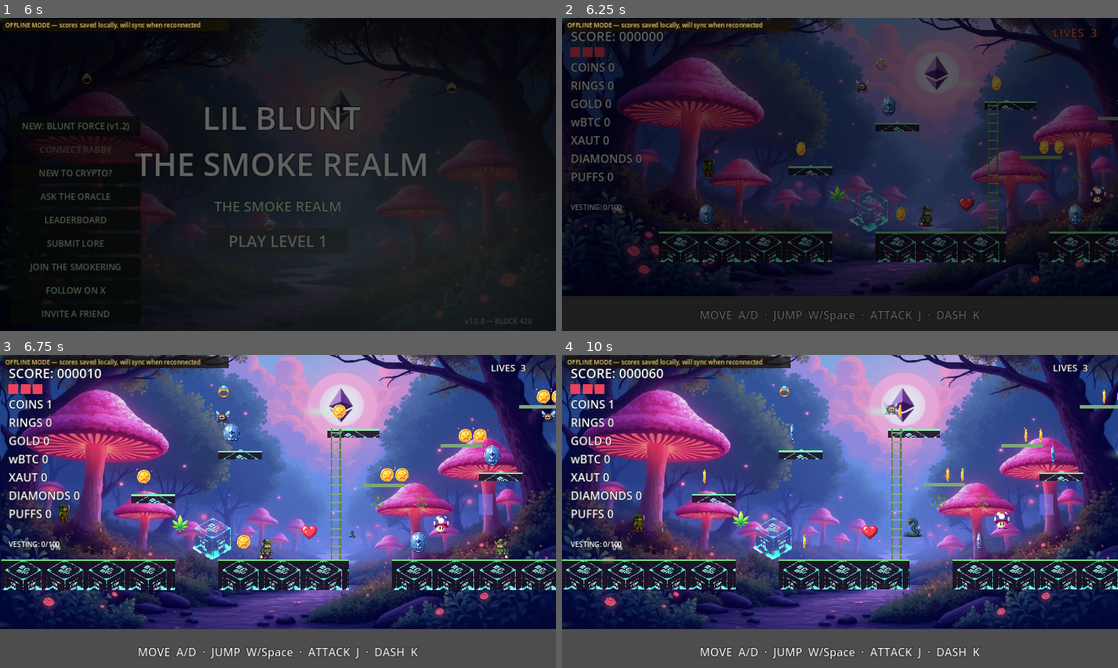
Above: before the commit, frames 1-4 (two rows, left to right).
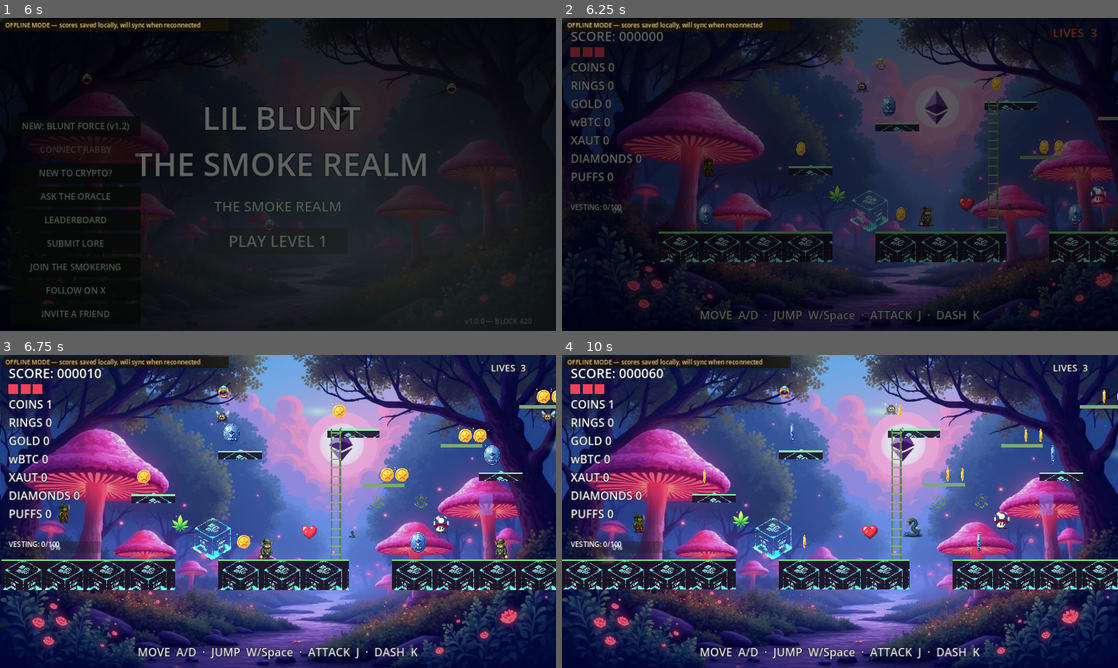
Above: after the commit, the same moments.

Repository: youngstunners88/GM-GAME
Game: Godot game, scene res://src/ui/main_menu.tscn
The game is run twice, just before and just after one commit, with the same random seed, the same clock (stepped at 60 frames per second) and the same inputs. Sound files missing from this copy of the repository are replaced by a short silence.
Inputs (mouse positions are in pixels of both pictures, inside the frame that each line leads up to):
- Up to frame 1 (6 s): click "PLAY LEVEL 1" at 0.5 s; click (300, 143) at 1.27 s; type "Alex" at 1.35 s; click (300, 171) at 1.5 s; type "12" at 1.58 s; click "PLAY LEVEL 1" at 2 s; click "NEW: BLUNT FORCE (v1.2)" at 2.75 s; click "NEW: BLUNT FORCE (v1.2)" at 3.5 s; click "NEW TO CRYPTO?" at 4.25 s; click "NEW TO CRYPTO?" at 5 s; click "SKIP" at 5.75 s
- Up to frame 2 (6.25 s): no input
- Up to frame 3 (6.75 s): tap Enter at 6.5 s; move the mouse to (400, 495) at 6.52 s; hold D (move_right) from 6.53 s (still down); hold Space (jump) from 6.53 s (still down); click (400, 495) at 6.67 s
- Up to frame 4 (10 s): release D (move_right) at 7.25 s; release Space (jump) at 7.25 s; drag from (728, 527) to (912, 520) at 7.27 s; move the mouse to (895, 442) at 8.02 s; hold A (move_left) 8.03-8.75 s; hold Space (jump) 8.03-8.75 s; tap K (dash) at 8.1 s; drag from (812, 574) to (706, 477) at 8.77 s; move the mouse to (1006, 558) at 9.52 s; hold D (move_right) from 9.53 s (still down); hold Shift (sprint) from 9.53 s (still down); tap Space (jump) at 9.77, 9.8 s

Frame 1 is identical in both runs. In frame 2, 33% of the frame differs, in the area x 0-100%, y 0-100%; in frame 3, 66%; in frame 4, 67%.
Error in both runs: Invalid assignment of property or key 'color' with value of type 'Color' on a base object of type 'Sprite2D'. (res://src/powerups/weed_leaf.gd:7)

Commit message:
fix(playtest): lounge billboards+skateboard, grey bar, boss scale, surfboard
Owner playtest of build #1856466. Root causes, not symptom patches:

SMOKE LOUNGE
- Room art is now vertically screen-locked (motion_scale.y = 0, scaled to the
  LIVE viewport height). A ParallaxLayer renders at
  screen_y = sprite_y - motion_scale.y * camera_top; the room was on y=0.27 so
  it slid up and ran out below its own 720px, exposing the far layer.
- REMOVED the opaque purple under-floor ColorRect the last build added to hide
  that. The owner circled that exact rectangle — it swapped wrong art for a
  wrong slab. Do not re-add.
- Protocol logos 90x70 -> 340x260 billboards mounted high (BILLBOARD_TOP=150)
  with support masts. Qwen measured the old plates at ~6% of frame width.
- Texture swap now KEEP_ASPECT_CENTERED (was STRETCH_SCALE, squashing square
  brand art) and near-full brightness.
- Magic marijuana skateboard: a child of the player node, deck at local
  (16,34) = under the soles given his 32x32 top-left-origin body. Lounge only.
- Movement 0.6x -> 1.15x: the "chill walk" scale is what read as WALKING.

COLLECTIBLES (walk/skate to claim, no jump)
- Every pickup trigger grown to a 44px minimum. Coins shipped at 16x16.
- Lounge rewards moved from y=490/400 to y=630. Player body spans 628..660
  when standing, so the old placement was unreachable without a jump.

GREY BAR
- Sampled RGB(77,77,77) from the screenshots = Godot's DEFAULT clear colour.
  Never a node: raw viewport showing through, because stretch/aspect="expand"
  makes a tall window taller than the 720px backdrop. Level backdrops now
  fill the live viewport height; clear colour also set to near-black.

BOSSES
- Auditor 96 -> 168, Distributor 96 -> 176 (script + .tscn + offsets together).
- Removed the three platforms at (2850,500) (3150,500) (3000,400) — inside
  boss_arena and at the Auditor's own spawn height, so they caged him.
- Diamond surfboard BUILT (it never existed in this repo) as a CHILD of the
  Distributor, so his transform carries it and he cannot fall off it.
- Pain flash Color(10,10,10) -> red on all bosses; it was blowing out to white.

Real artwork from the owner's latest message installed at the drop-in paths.
Gate: script_compile 117 scripts / 80 scenes ALL PASS.

Co-Authored-By: Claude Opus 5 <noreply@anthropic.com>
Claude-Session: https://claude.ai/code/session_01KkjNwKWegSVaQWrVTiU8ru

Diff:
--- a/project.godot
+++ b/project.godot
@@ -104,3 +104,4 @@
 renderer/rendering_method="forward_plus"
 2d/snap_2d_transforms_to_pixel=true
 2d/snap_2d_vertices_to_pixel=true
+environment/defaults/default_clear_color=Color(0.03, 0.02, 0.05, 1)
--- a/src/boss/bandit_boss.gd
+++ b/src/boss/bandit_boss.gd
@@ -97,7 +97,7 @@
 	health -= amount
 	AudioManager.play_sfx("damage")
 	var tween := create_tween()
-	tween.tween_property(sprite, "modulate", Color(10, 10, 10, 1), 0.05)
+	tween.tween_property(sprite, "modulate", Color(4.0, 0.25, 0.25, 1), 0.05)
 	tween.tween_property(sprite, "modulate", Color(1, 1, 1, 1), 0.05)
 	_update_health_bar()
 	if health <= 0:
--- a/src/boss/claim_jumper.gd
+++ b/src/boss/claim_jumper.gd
@@ -109,7 +109,7 @@
 	AudioManager.play_sfx("damage")
 	BossVoiceSystem.say(self, BOSS_ID, "hurt")
 	var tween := create_tween()
-	tween.tween_property(sprite, "modulate", Color(10, 10, 10, 1), 0.05)
+	tween.tween_property(sprite, "modulate", Color(4.0, 0.25, 0.25, 1), 0.05)
 	tween.tween_property(sprite, "modulate", Color(1, 1, 1, 1), 0.05)
 	_update_health_bar()
 	if health <= 0:
--- a/src/boss/distributor.gd
+++ b/src/boss/distributor.gd
@@ -6,6 +6,8 @@
 
 const BOSS_ID := "crystal"
 const ORB := preload("res://src/boss/boss_projectile.tscn")
+## On-screen body size. Mirrored by distributor.tscn's RectangleShape2D.
+const BODY := 176.0
 
 enum Phase { PATROL, SHARD_THROW, VULNERABLE }
 
@@ -30,9 +32,14 @@
 	add_to_group("enemy")
 	add_to_group("boss")
 	boss_sprite.color = Color(0.3, 0.2, 0.6, 1.0)
-	boss_sprite.size = Vector2(96, 96)
-	collision.position = Vector2(48, 48)
-	hitbox.position = Vector2(48, 48)
+	# Founder: "The Boss in the 2nd stage doesn't have the same impact as
+	# before as he is MUCH smaller and doesn't have his diamond surfboard!!!"
+	# 176 vs the old 96. Mirrored by distributor.tscn (176x176 shape, offsets
+	# at 88) — the two must move together or art and hurtbox separate.
+	boss_sprite.size = Vector2(BODY, BODY)
+	collision.position = Vector2(BODY / 2.0, BODY / 2.0)
+	hitbox.position = Vector2(BODY / 2.0, BODY / 2.0)
+	_build_diamond_surfboard()
 	hitbox_shape.shape = collision.shape
 	hitbox.body_entered.connect(_on_hitbox_body_entered)
 	hitbox.area_entered.connect(_on_hitbox_area_entered)
@@ -73,6 +80,80 @@
 			velocity.y += 980.0 * delta
 			move_and_slide()
 			boss_sprite.modulate = Color(1.0, 0.3, 0.3, 1.0) if fmod(throw_timer, 0.3) < 0.15 else Color(1.0, 0.1, 0.1, 1.0)
+
+## THE DIAMOND SURFBOARD.
+##
+## Founder, furious: "the boss falls off his Diamond surfboard" and then "he
+## doesn't have his diamond surfboard!!! WHAT THE FUCK!!!"
+##
+## Both complaints have the same origin. There has never been a surfboard NODE
+## in this codebase — a search of the whole repo returns nothing. What existed
+## was a separate decorative diamond placed in the arena that he read as a
+## board; the boss "fell off" it because every boss used to face left by
+## setting `sprite.scale.x = -1`, and BossSprite anchors its inner Sprite2D at
+## size/2, so negating the parent's x-scale MIRRORS that offset and teleports
+## the art ~160px sideways while the arena diamond stayed put.
+##
+## Two fixes, both needed: facing now flips `flip_h` in place (BossSprite.
+## set_facing), and the board is a CHILD of the boss, so it is carried by his
+## transform and cannot be separated from him by any movement or flip.
+func _build_diamond_surfboard() -> void:
+	var board := Node2D.new()
+	board.name = "DiamondSurfboard"
+	# Under the soles: the body box is BODY tall from this node's origin.
+	board.position = Vector2(BODY / 2.0, BODY - 6.0)
+	board.z_index = -1
+	add_child(board)
+
+	var half_w: float = BODY * 0.62
+	var half_h: float = BODY * 0.085
+
+	# Crystal underglow so it reads on the cavern's dark floor.
+	var glow := Sprite2D.new()
+	glow.texture = preload("res://src/assets/sprites/fx_dot.png")
+	glow.modulate = Color(0.45, 0.9, 1.0, 0.34)
+	glow.scale = Vector2(half_w / 12.0, half_h / 7.0)
+	glow.position = Vector2(0, 4)
+	board.add_child(glow)
+
+	# Faceted deck — a stretched diamond built from two mirrored triangles so
+	# it reads as cut crystal rather than a plain lozenge.
+	var deck := Polygon2D.new()
+	deck.polygon = PackedVector2Array([
+		Vector2(-half_w, 0.0),
+		Vector2(-half_w * 0.45, -half_h),
+		Vector2(half_w * 0.45, -half_h),
+		Vector2(half_w, 0.0),
+		Vector2(half_w * 0.45, half_h),
+		Vector2(-half_w * 0.45, half_h),
+	])
+	deck.color = Color(0.62, 0.93, 1.0, 0.96)
+	board.add_child(deck)
+
+	# Bright top facet + dark keel give the flat polygon depth.
+	var facet := Polygon2D.new()
+	facet.polygon = PackedVector2Array([
+		Vector2(-half_w * 0.82, -half_h * 0.18),
+		Vector2(-half_w * 0.35, -half_h * 0.86),
+		Vector2(half_w * 0.35, -half_h * 0.86),
+		Vector2(half_w * 0.82, -half_h * 0.18),
+	])
+	facet.color = Color(0.90, 0.99, 1.0, 0.95)
+	board.add_child(facet)
+
+	var keel := Polygon2D.new()
+	keel.polygon = PackedVector2Array([
+		Vector2(-half_w * 0.5, half_h * 0.2),
+		Vector2(half_w * 0.5, half_h * 0.2),
+		Vector2(0.0, half_h * 1.5),
+	])
+	keel.color = Color(0.20, 0.52, 0.78, 0.95)
+	board.add_child(keel)
+
+	# Hover bob — he SURFS on it rather than standing on a slab.
+	var bob := board.create_tween().set_loops()
+	bob.tween_property(board, "position:y", BODY - 12.0, 1.1).set_trans(Tween.TRANS_SINE)
+	bob.tween_property(board, "position:y", BODY - 6.0, 1.1).set_trans(Tween.TRANS_SINE)
 
 ## Aimed, slightly-homing ETH orbs. Count + spread + cadence scale with the
 ## BossBase HP phase (1/2/3): 3 orbs → 5 orbs → 5 fast orbs.
@@ -89,7 +170,7 @@
 		orb.speed = 170.0 + 40.0 * (current_phase - 1)
 		orb.homing = 0.6 if current_phase >= 2 else 0.0
 		orb.tint = Color(0.6, 0.8, 1.0, 1.0)  # ETH blue
-		orb.global_position = global_position + Vector2(48, 20)
+		orb.global_position = global_position + Vector2(BODY / 2.0, BODY * 0.21)
 		get_parent().add_child(orb)
 	AudioManager.play_sfx("throw")
 
@@ -108,7 +189,7 @@
 	AudioManager.play_sfx("damage")
 	BossVoiceSystem.say(self, BOSS_ID, "hurt")
 	var tween := create_tween()
-	tween.tween_property(sprite, "modulate", Color(10, 10, 10, 1), 0.05)
+	tween.tween_property(sprite, "modulate", Color(4.0, 0.25, 0.25, 1), 0.05)
 	tween.tween_property(sprite, "modulate", Color(1, 1, 1, 1), 0.05)
 	_update_health_bar()
 	if health <= 0:
--- a/src/level/level_base.gd
+++ b/src/level/level_base.gd
@@ -62,11 +62,31 @@
 	pbg.layer = -20
 	add_child(pbg)
 	var layer := ParallaxLayer.new()
-	layer.motion_scale = Vector2(0.35, 0.5)
-	layer.motion_mirroring = Vector2(float(tex.get_width()), 0.0)
+	# THE GREY BAR AT THE BOTTOM OF THE SCREEN.
+	#
+	# Founder: "I also don't want this grey block at the bottom of the screen.
+	# It's eating up the real estate unnecessarily!!!"
+	#
+	# Sampled from his screenshots it is RGB(77,77,77) — precisely Godot's
+	# DEFAULT clear colour (0.3,0.3,0.3). It was never a node: it is raw
+	# viewport showing through where nothing is painted. project.godot sets
+	# stretch/aspect="expand", so a browser window taller than 16:9 gives a
+	# viewport TALLER than the 720px backdrop, and the uncovered strip is the
+	# clear colour. (project.godot now also sets that colour to near-black as
+	# a belt-and-braces second line of defence.)
+	#
+	# motion_scale.y = 0 pins the painting to the viewport vertically so it can
+	# never slide up and expose a gap, and the fill scale is computed from the
+	# LIVE viewport height rather than the baked 720 so a tall window is
+	# covered too. Horizontal parallax (0.35) is unchanged, so depth still reads.
+	var view_h: float = get_viewport_rect().size.y
+	var fill: float = maxf(1.0, view_h / float(tex.get_height()))
+	layer.motion_scale = Vector2(0.35, 0.0)
+	layer.motion_mirroring = Vector2(float(tex.get_width()) * fill, 0.0)
 	var spr := Sprite2D.new()
 	spr.texture = tex
 	spr.centered = false
+	spr.scale = Vector2(fill, fill)
 	# Very slight cool tint keeps foreground gameplay readable over the art
 	# without draining the painting's colour.
 	spr.modulate = Color(0.9, 0.9, 0.94, 1.0)
--- a/src/level/secret_realm.gd
+++ b/src/level/secret_realm.gd
@@ -137,15 +137,17 @@
 	col.position = Vector2(BOUNDS / 2, FLOOR_Y)
 	floor_body.add_child(col)
 	add_child(floor_body)
-	# Opaque floor skirt: covers the ocean/water visible in the bottom of
-	# bg_secret_far.jpg when the camera nears FLOOR_Y. Painted in the lounge's
-	# darkest purple so it blends with the near-floor haze.
-	var skirt := ColorRect.new()
-	skirt.color = Color(0.18, 0.10, 0.25, 1.0)
-	skirt.size = Vector2(BOUNDS, 300)
-	skirt.position = Vector2(0, FLOOR_Y - 10)
-	skirt.z_index = -5
-	add_child(skirt)
+	# NO under-floor skirt here — deliberately removed, do not re-add.
+	#
+	# The previous build painted an opaque purple ColorRect across the bottom
+	# 300px to hide the far layer's ocean. The founder circled that exact
+	# rectangle in his very next screenshot: "the bottom is not an expression
+	# of the original image of the actual smoke lounge". Covering wrong art
+	# with a flat slab just swaps one wrong thing for another.
+	#
+	# The room layer is now vertically screen-locked (see _add_layer), so the
+	# lounge art itself reaches the bottom of the frame and there is nothing
+	# left to cover.
 
 	# Kill zone below, in case (shouldn't be reachable, but safe).
 	var kz := Area2D.new()
